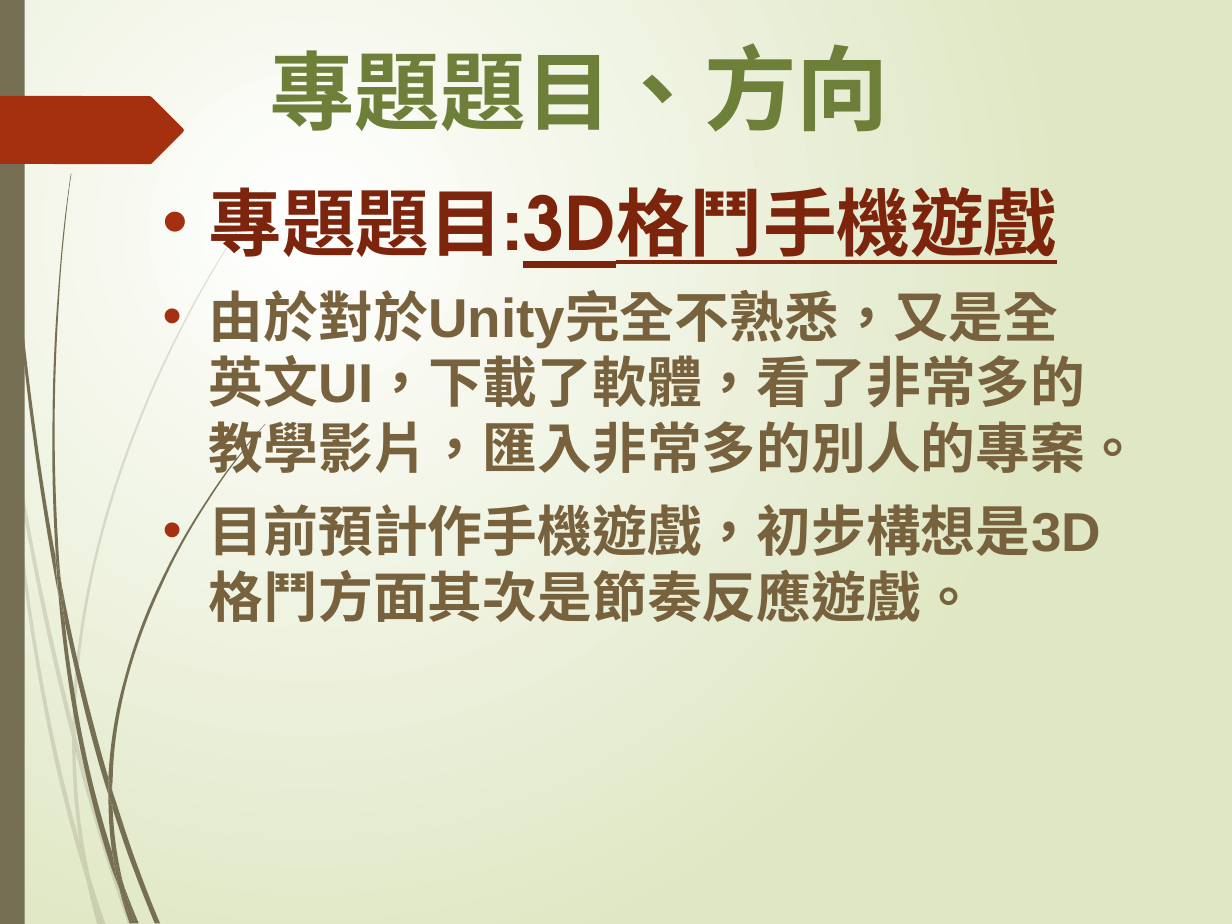
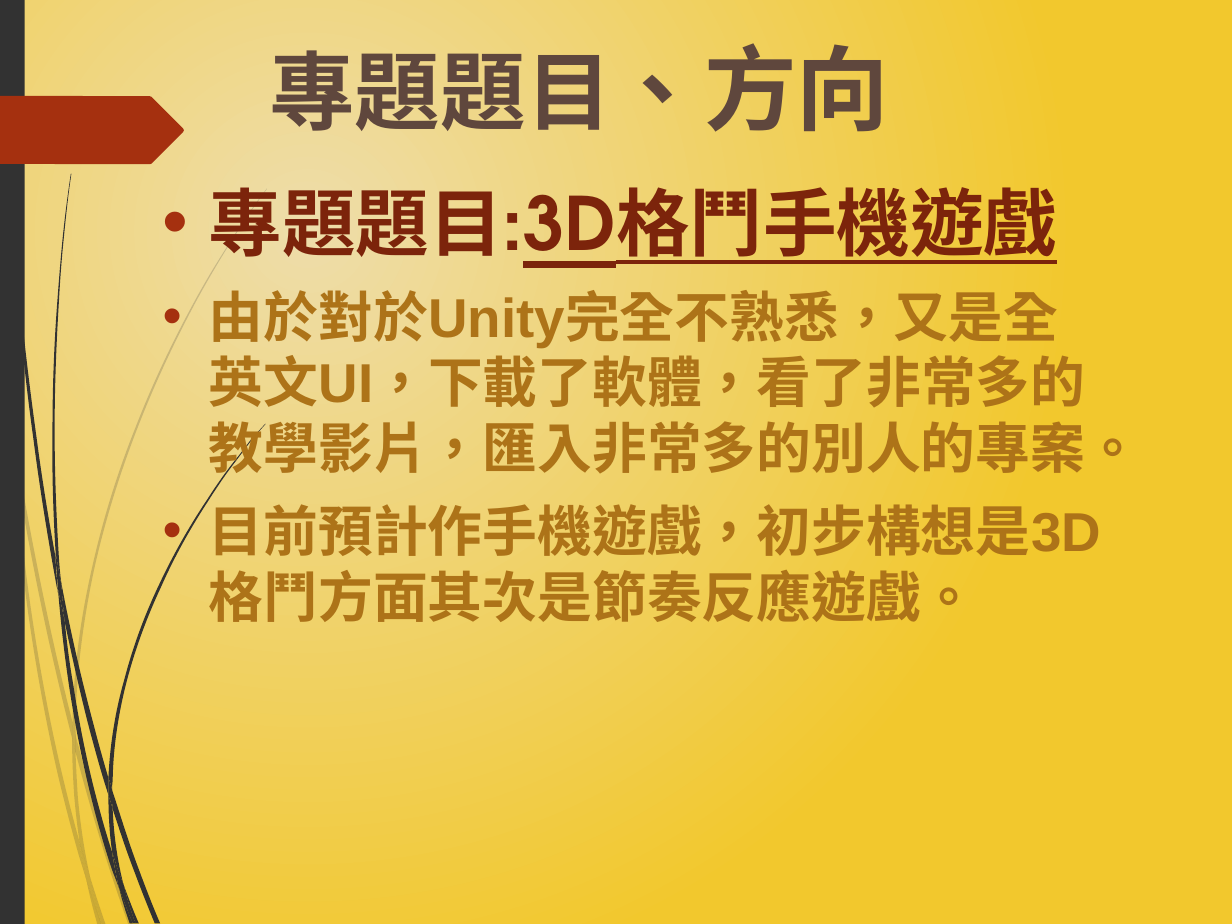
Before and after one commit to 4040E039/Musical, a slide deck: slide 3 of 專題製作報告.pptx. Drawn at 1232x924 pixels with LibreOffice and Linux fonts; fonts in the diff are those of the drawing. Boxes give left, top, right and bottom in pixels: in the first picture for what was removed or moved away, otherwise in the second. Text is boxed around its words. In the diff, an @@ line names an element or a change of style, - is before the commit and + after.

```diff
--- a/專題製作報告.pptx
+++ b/專題製作報告.pptx
@@ background gradient #FFFFFF to #DFE8C4 to gradient #EEDDAB to #F3C82D @@
@@ title "專題題目、方向" at (x1=269, y1=43, x2=889, y2=132): text colour #6D7F39 to #5F473E @@
@@ freeform shape at (x1=0, y1=96, x2=184, y2=165): fill #A53010 to #A5300F @@
@@ fill #766F54 to #323232 in 13 elements at (x1=2, y1=0, x2=58, y2=593), (x1=62, y1=582, x2=108, y2=795), (x1=112, y1=790, x2=160, y2=923), (x1=58, y1=588, x2=120, y2=890), (x1=123, y1=886, x2=138, y2=924), (x1=55, y1=553, x2=64, y2=622), (x1=108, y1=424, x2=266, y2=790), (x1=120, y1=890, x2=133, y2=924), (x1=108, y1=795, x2=123, y2=886), (x1=108, y1=777, x2=112, y2=808), (x1=112, y1=851, x2=136, y2=923), (x1=0, y1=0, x2=25, y2=924), (x1=52, y1=174, x2=71, y2=582) @@
@@ text "專題題目:3D格鬥手機遊戲" at (x1=209, y1=175, x2=1140, y2=622): text colour #7C240C to #7C240B in "專題題目:3D格鬥手機遊戲"; text colour #77623D to #AD7318 in "由於對於Unity完全不熟悉，又是全英文UI，下載了軟體，看了非常多的教學影片，匯入非常多的別人的專案。", "目前預計作手機遊戲，初步構想是3D格鬥方面其次是節奏反應遊戲。"; bullet colour #A53010 to #A5300F @@
@@ fill #766F54 at 20% opacity to #323232 at 20% opacity in 10 elements at (x1=0, y1=347, x2=10, y2=431), (x1=12, y1=425, x2=73, y2=738), (x1=75, y1=734, x2=132, y2=924), (x1=90, y1=876, x2=106, y2=924), (x1=10, y1=431, x2=86, y2=880), (x1=71, y1=738, x2=89, y2=876), (x1=73, y1=188, x2=267, y2=734), (x1=86, y1=880, x2=101, y2=924), (x1=71, y1=722, x2=75, y2=752), (x1=80, y1=841, x2=102, y2=924) @@
```
Also in this commit, not shown: 8 other slides changed, 1 slide added.
